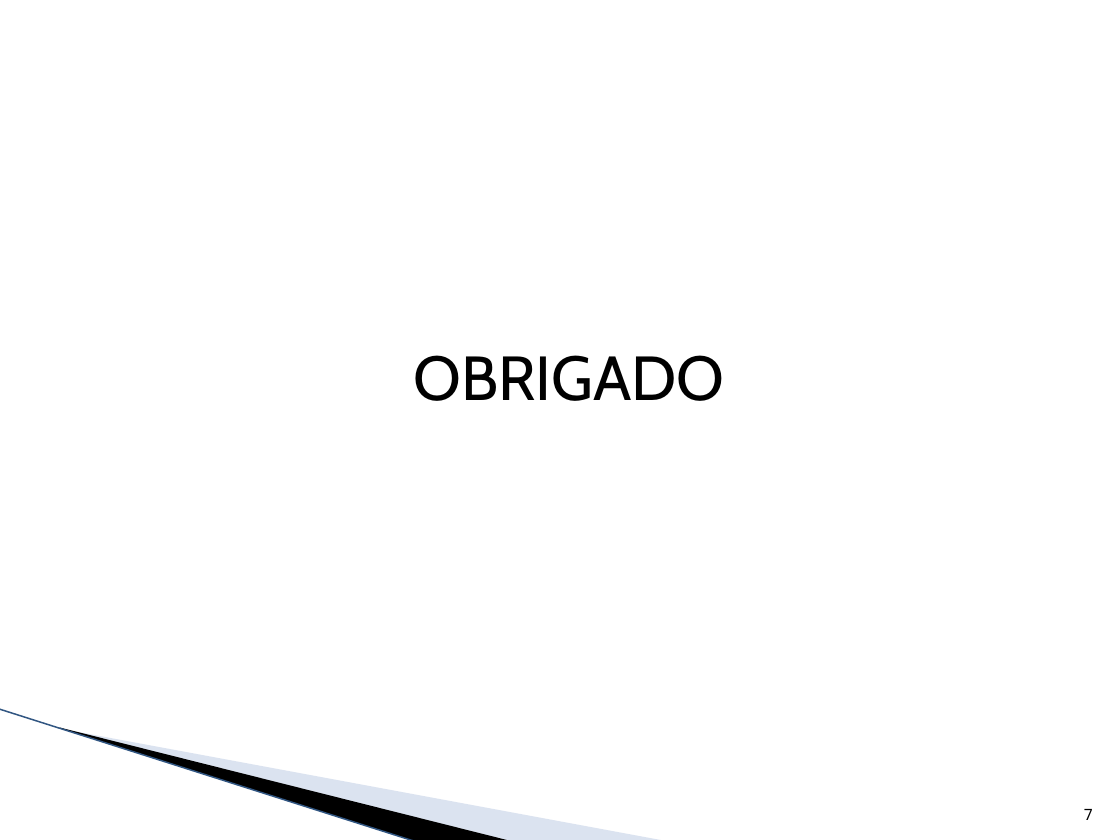
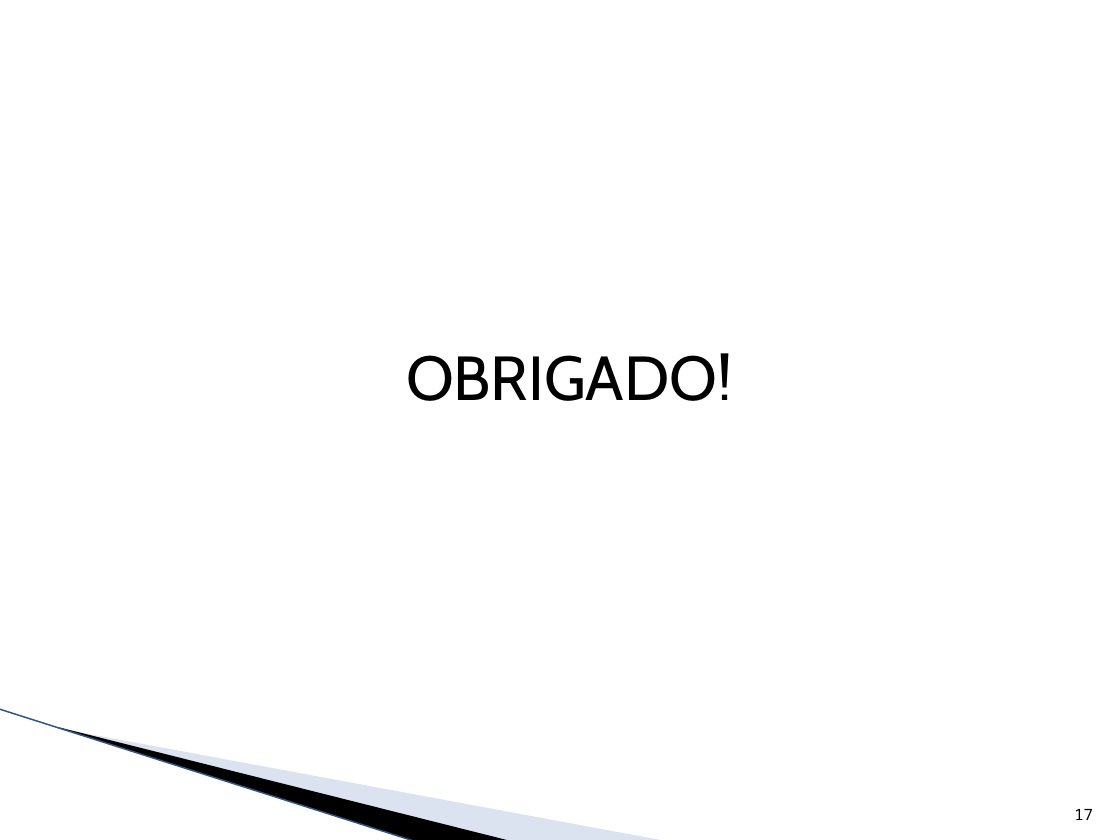
Before and after one commit to alvarollmenezes/servicediscoverypg, a slide deck: slide 17 of Apresentacao/PG.pptx (slide 7 before the commit). Drawn at 1120x840 pixels with LibreOffice and Linux fonts; fonts in the diff are those of the drawing; background and template pictures are left out. Boxes give left, top, right and bottom in pixels: in the first picture for what was removed or moved away, otherwise in the second. Text is boxed around its words. In the diff, an @@ line names an element or a change of style, - is before the commit and + after.

```diff
--- a/Apresentacao/PG.pptx
+++ b/Apresentacao/PG.pptx
@@ text at (406,353,732,401): text changed @@
-OBRIGADO
+OBRIGADO!
@@ page number at (1074,809,1093,820): text changed @@
-7
+17
```
Also in this commit, not shown: 2 other slides changed, 10 slides added, 3 other files.
